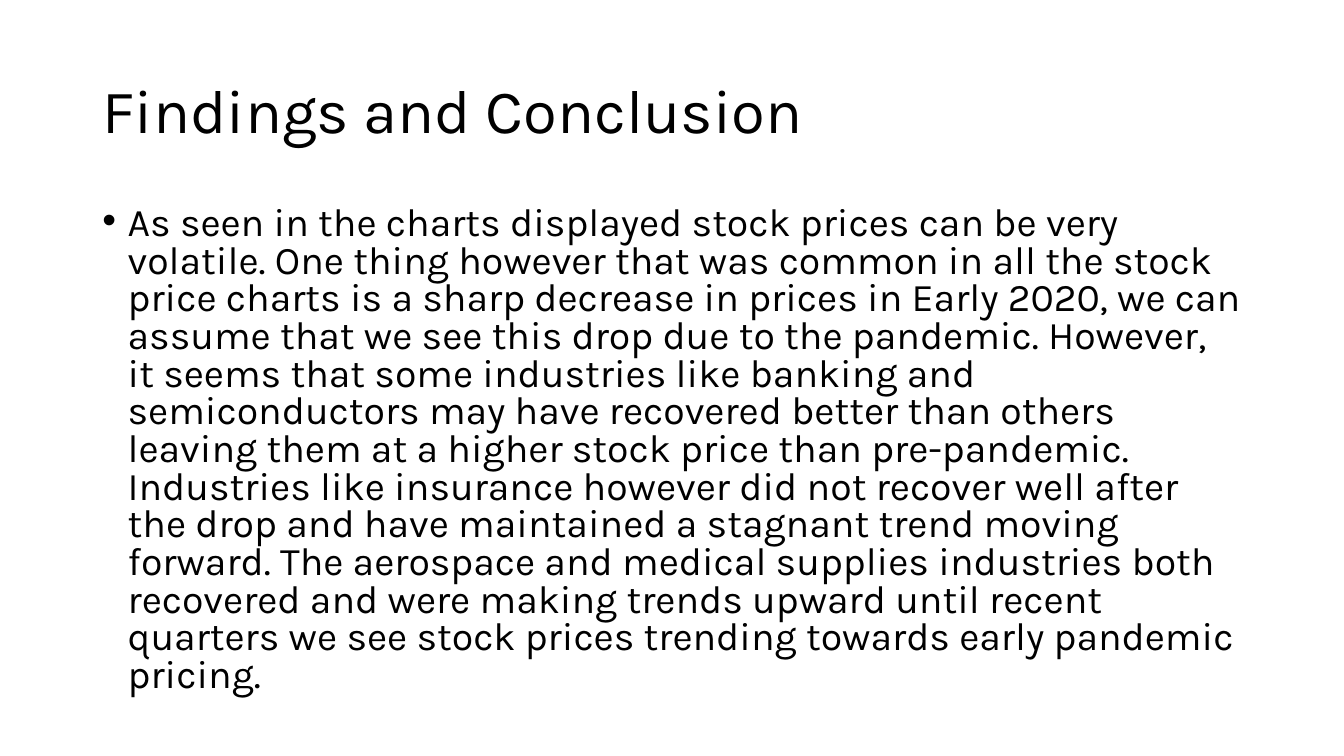
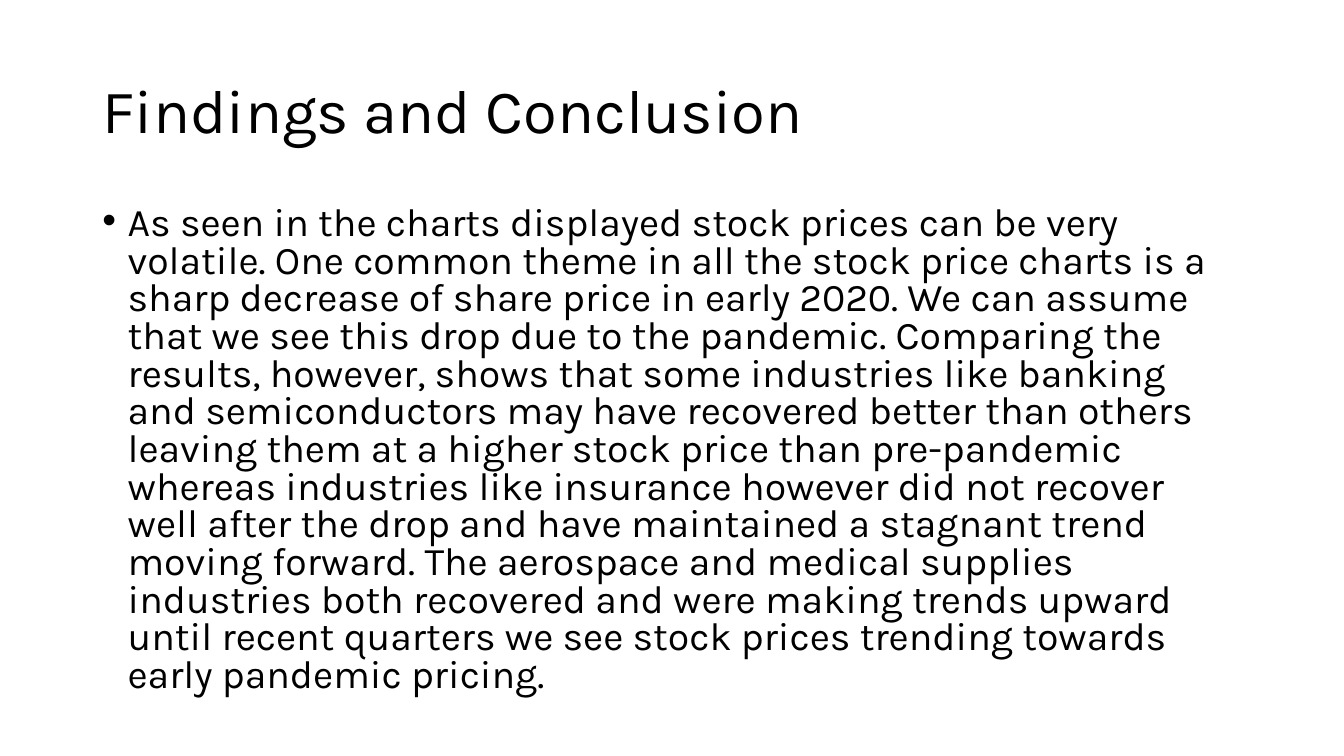
Before and after one commit to BrennanB572/Project-3, a slide deck: slide 25 of Company Stock vs Asset presentation.pptm. Drawn at 1344x756 pixels with LibreOffice and Linux fonts; fonts in the diff are those of the drawing. Boxes give left, top, right and bottom in pixels: in the first picture for what was removed or moved away, otherwise in the second. Text is boxed around its words. In the diff, an @@ line names an element or a change of style, - is before the commit and + after.

```diff
--- a/Company Stock vs Asset presentation.pptm
+++ b/Company Stock vs Asset presentation.pptm
@@ text at bbox=[128, 209, 1206, 698]: text changed @@
-• As seen in the charts displayed stock prices can be very volatile. One thing however that was common in all the stock price charts is a sharp decrease in prices in Early 2020, we can assume that we see this drop due to the pandemic. However, it seems that some industries like banking and semiconductors may have recovered better than others leaving them at a higher stock price than pre-pandemic. Industries like insurance however did not recover well after the drop and have maintained a stagnant trend moving forward. The aerospace and medical supplies industries both recovered and were making trends upward until recent quarters we see stock prices trending towards early pandemic pricing.
+• As seen in the charts displayed stock prices can be very volatile. One common theme in all the stock price charts is a sharp decrease of share price in early 2020. We can assume that we see this drop due to the pandemic. Comparing the results, however, shows that some industries like banking and semiconductors may have recovered better than others leaving them at a higher stock price than pre-pandemic whereas industries like insurance however did not recover well after the drop and have maintained a stagnant trend moving forward. The aerospace and medical supplies industries both recovered and were making trends upward until recent quarters we see stock prices trending towards early pandemic pricing.
```
Also in this commit, not shown: 3 other slides changed, 10 slides added, 10 slides removed.
